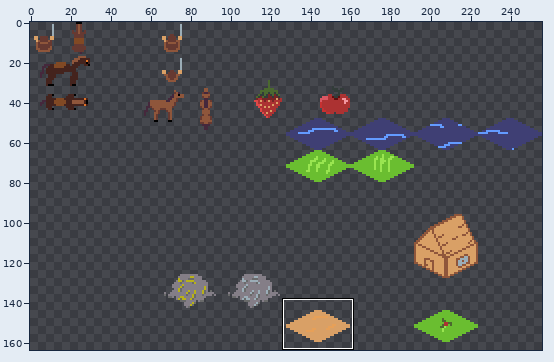
Edited in one commit: sprite sheet (resources/minions.png). The picture above shows the old version from afar; the outline marks the close-up.
Close-up. Before the edit:
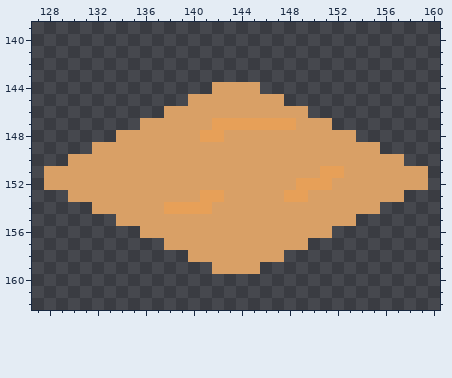
The file is 256x256 pixels. Shown: x 127..160, y 139..162. The wide view leaves out empty margins. The commit also changed other parts of the picture, which this record leaves out.
And afterwards:
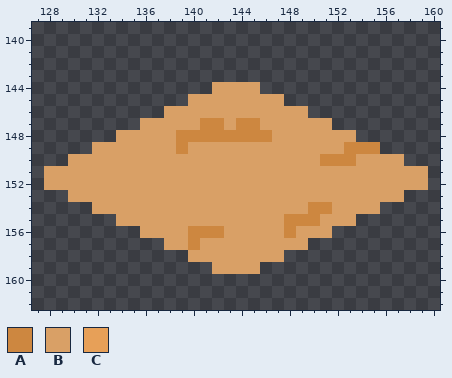
Palette (. is transparent): A #cd8740  B #d9a066  C #e7a058
Diff:
y 147: x 141..148 BCCCCCCC -> AABAABBB
y 148: x 139..146 BBCCBBBB -> AAAAAAAA
y 149: x 139 B -> A; x 153..155 BBB -> AAA
y 150: x 151..153 BBB -> AAA
y 151: x 151..152 CC -> BB
y 152: x 149..151 CCC -> BBB
y 153: x 141..142 CC -> BB; x 148..149 CC -> BB
y 154: x 138..141 CCCC -> BBBB; x 150..151 BB -> AA
y 155: x 148..150 BBB -> AAA
y 156: x 140..142 BBB -> AAA; x 148 B -> A
y 157: x 140 B -> A
Where, in picture pixels (left, top, right, bottom), the same in both close-ups:
changed: (164, 118, 380, 250)
